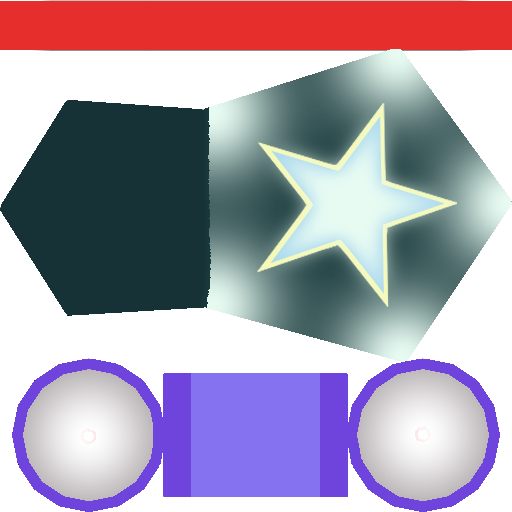
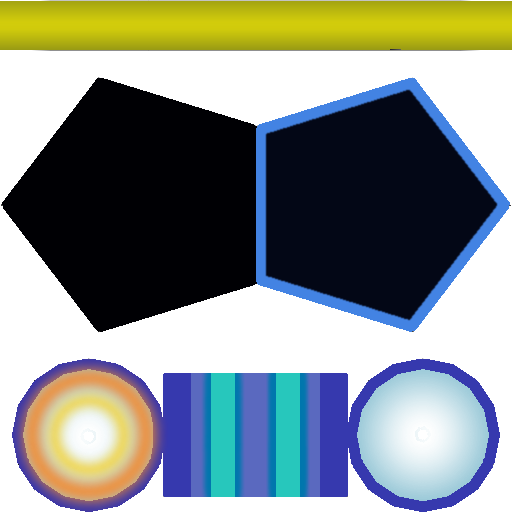
Before/after of a 512x512 layered artwork. What changed in the layer stack:
added group "Floor Texture" with 6 layers above "Pole Texture" over box(79, 1, 510, 432)
added layer "Edge" in group "Floor Texture" over box(256, 78, 510, 332)
added group "Pole Texture" with 4 layers above "Textures V2" over box(12, 359, 310, 512)
added layer "Pole Rings Blurred" in group "Pole Texture" over box(12, 359, 169, 512)
added layer "Pole Bands" in group "Pole Texture" over box(211, 373, 300, 497)
added layer "Glow" (2nd of 2, in "Pole Texture") in group "Pole Texture" over box(201, 373, 310, 497)
added layer "Textures V2" above "Blocks copy" over box(0, 1, 512, 512)
added layer "Blocks copy" above "UV Map" over box(0, 1, 512, 512)
added layer "UV Map" (1st of 2) above "Star Texture" over box(0, 1, 512, 512)
hid group "Star Texture" (4 layers) over box(207, 49, 512, 362)
hid "Textures", moved it into group "OLD", painted on it over box(0, 1, 512, 512)
moved "Blocks" into group "OLD" over box(0, 1, 512, 512)
moved "UV Map" (2nd of 2, in "OLD") into group "OLD" over box(0, 1, 512, 512)
